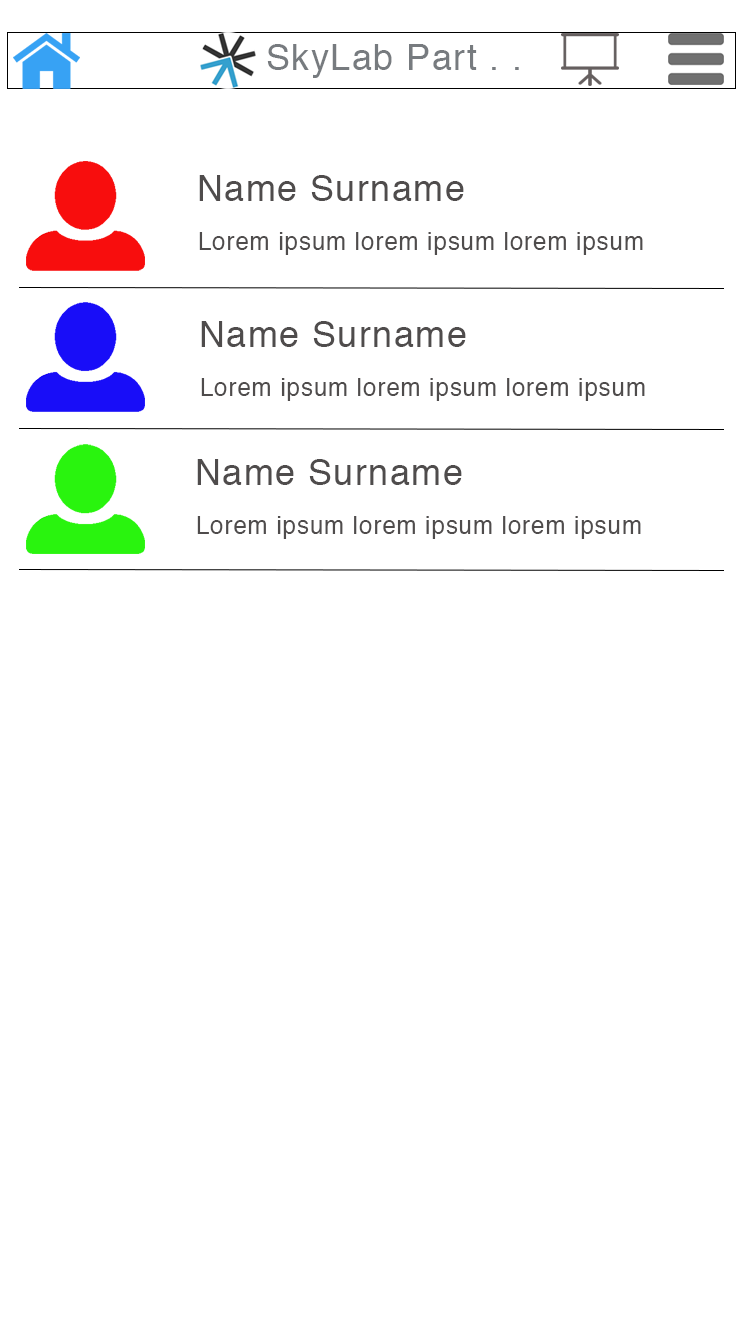
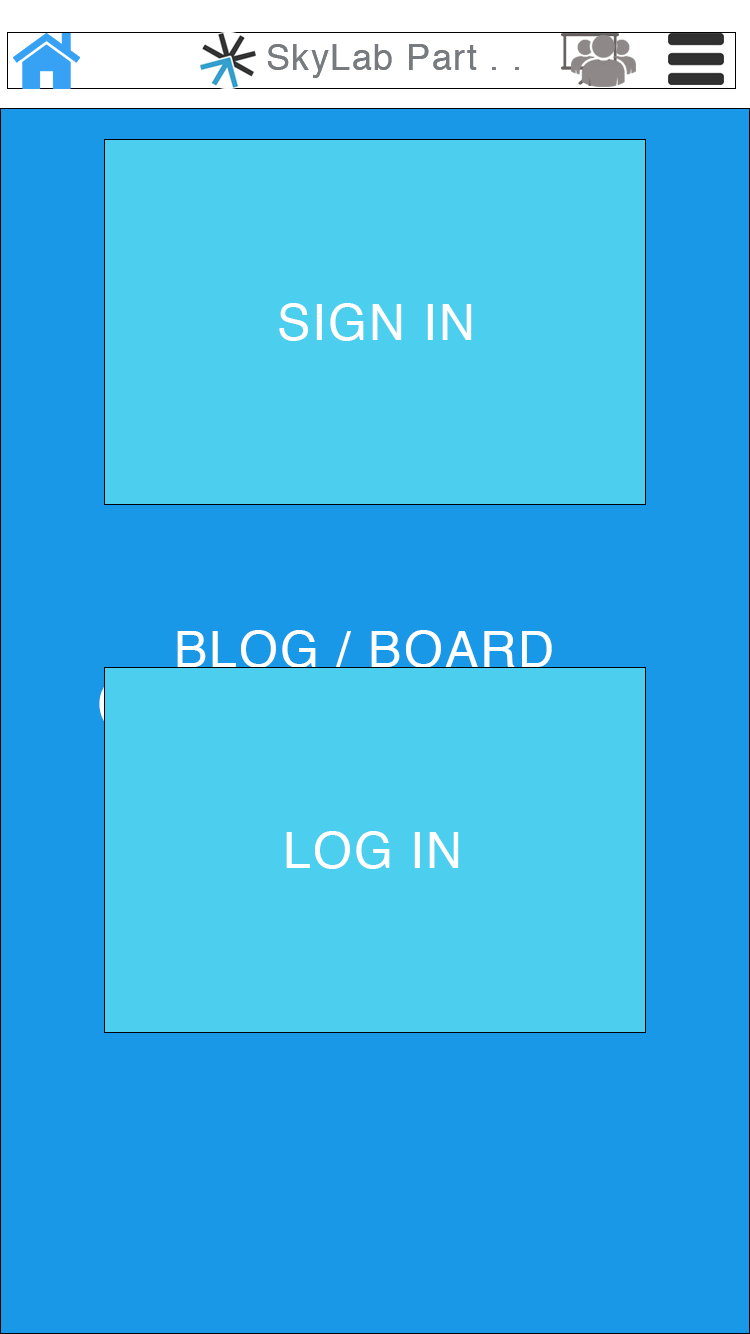
Revision of a layered 750 x 1334 image; what changed, layer by layer:
showed group "SIGN IN" (1st of 2) (4 layers) over [104, 139, 646, 1033]
renamed "Group" to "Board", showed the group it (10 layers), moved it above "Members" over [0, 32, 750, 1334]
